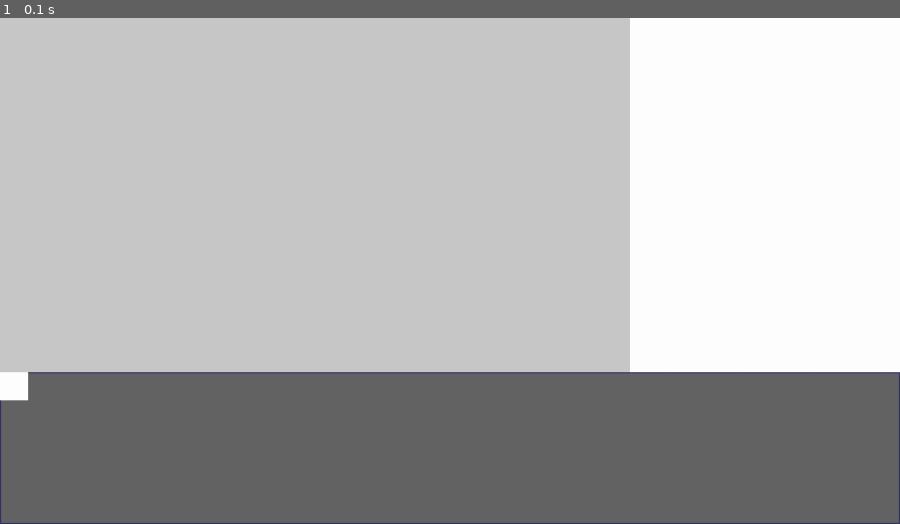
Above: before the commit, frame 1.
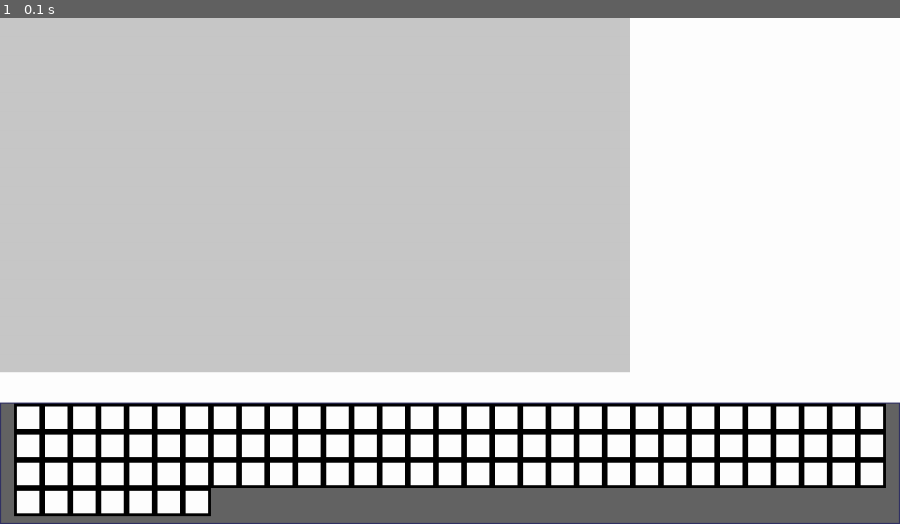
Above: after the commit, the same moment.

Repository: Culf-B/PygameLevelEditor
Game: pygame game, started from gui.py
Same seed, same stepped clock (60 frames per second), same inputs: the game is played once before the commit and once after it.
Inputs:
- Up to frame 1 (0.1 s): no input

The runs differ from the first frame. In frame 1, 23% of the frame differs, in the area x 0-100%, y 69-99%.

Commit message:
Object scrollbox complete

Diff:
--- a/gui.py
+++ b/gui.py
@@ -41,14 +41,14 @@
         self.gBottomTiles.add_elements(
             ObjectScrollBox(
                 self.renderSurface,
-                pygame.Rect(0, self.renderRes[1] * self.wMainCoeffs[1], self.renderRes[0] * self.wBottomCoeffs[0], self.renderRes[1] * self.wBottomCoeffs[1]),
+                pygame.Rect(0, self.renderRes[1] * self.wMainCoeffs[1] + self.renderRes[1] * (self.wBottomCoeffs[1] * 0.2), self.renderRes[0] * self.wBottomCoeffs[0], self.renderRes[1] * (self.wBottomCoeffs[1] * 0.8)),
                 [50, 50],
                 [
                     [0, 0, 0],
                     [50, 50, 100],
                     [100, 100, 100]
                 ],
-                objects = [ScrollCompatibleObject()]
+                objects = [ScrollCompatibleObject() for _ in range(100)]
             )
         )
 
@@ -68,9 +68,6 @@
             group.update(events)
 
         self.parentSurface.blit(self.renderSurface, [0, 0])
-
-
-
 
 def _guiTest():
     screen = pygame.display.set_mode([1600, 900])
--- a/tools/uielements.py
+++ b/tools/uielements.py
@@ -330,7 +330,7 @@
         self.hover = False
         self.scroll = False
         self.contentposition = 0
-        self.scrollspeed = 5
+        self.scrollspeed = 15
         self.maxScroll = 0
         self.objectsPrLine = 0
 
@@ -341,9 +341,9 @@
             self.hover = True
 
             for event in events:
-                if event.type == pygame.MOUSEWHEEL: # idk this no work this mentions sdl 2: https://pyga.me/docs/ref/event.html
+                if event.type == pygame.MOUSEWHEEL:
                     self.scroll = True
-                    self.contentposition += event.y * self.scrollspeed
+                    self.contentposition -= event.y * self.scrollspeed
 
                     if self.contentposition < 0:
                         self.contentposition = 0
@@ -366,14 +366,15 @@
         # Background
         self.surface.fill(self.colorscheme[2])
 
+        # Content
+        self.contentStartX = (self.rect.w - self.objectsPrLine * self.objectSize[1]) / 2
+        self.contentStartY = self.bordersize
+
+        for i in range(len(self.objects)):
+            self.objects[i].draw([self.contentStartX + (i % self.objectsPrLine) * self.objectSize[0], self.contentStartY + (i // self.objectsPrLine) * self.objectSize[1] - self.contentposition])
+
         # Border
         pygame.draw.rect(self.surface, self.colorscheme[1], pygame.Rect(0, 0, self.surface.get_width(), self.surface.get_height()), self.bordersize)
-
-        # Content
-        self.contentStartX = (self.rect.w - self.objectsPrLine * self.objectSize[1]) / 2
-
-        for i in range(len(self.objects)):
-            self.objects[i].draw([(i % self.objectsPrLine) * self.objectSize[0], (i // self.objectsPrLine) * self.objectSize[1]])
 
         # Export to parent
         self.screen.blit(self.surface, [self.rect.x, self.rect.y])
@@ -402,7 +403,7 @@
                 self.clickevent()
 
     def clickevent(self):
-        print("Mouseclick!")
+        pass
 
     def draw(self, pos):
         self.latestPos = pos
@@ -414,3 +415,4 @@
 
     def updateGraphics(self):
         self.exportSurface.fill([255, 255, 255])
+        pygame.draw.rect(self.exportSurface, [0, 0, 0], pygame.Rect(0, 0, self.size[0], self.size[1]), 5)
